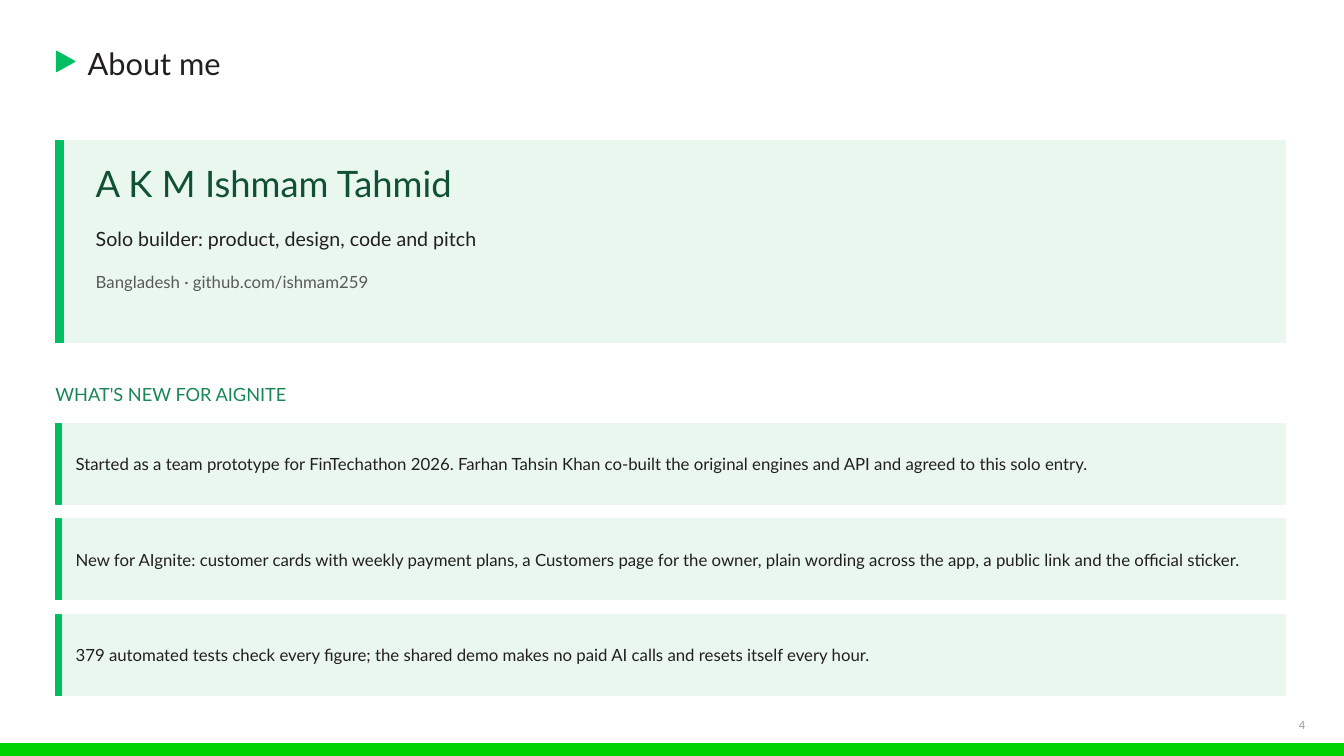
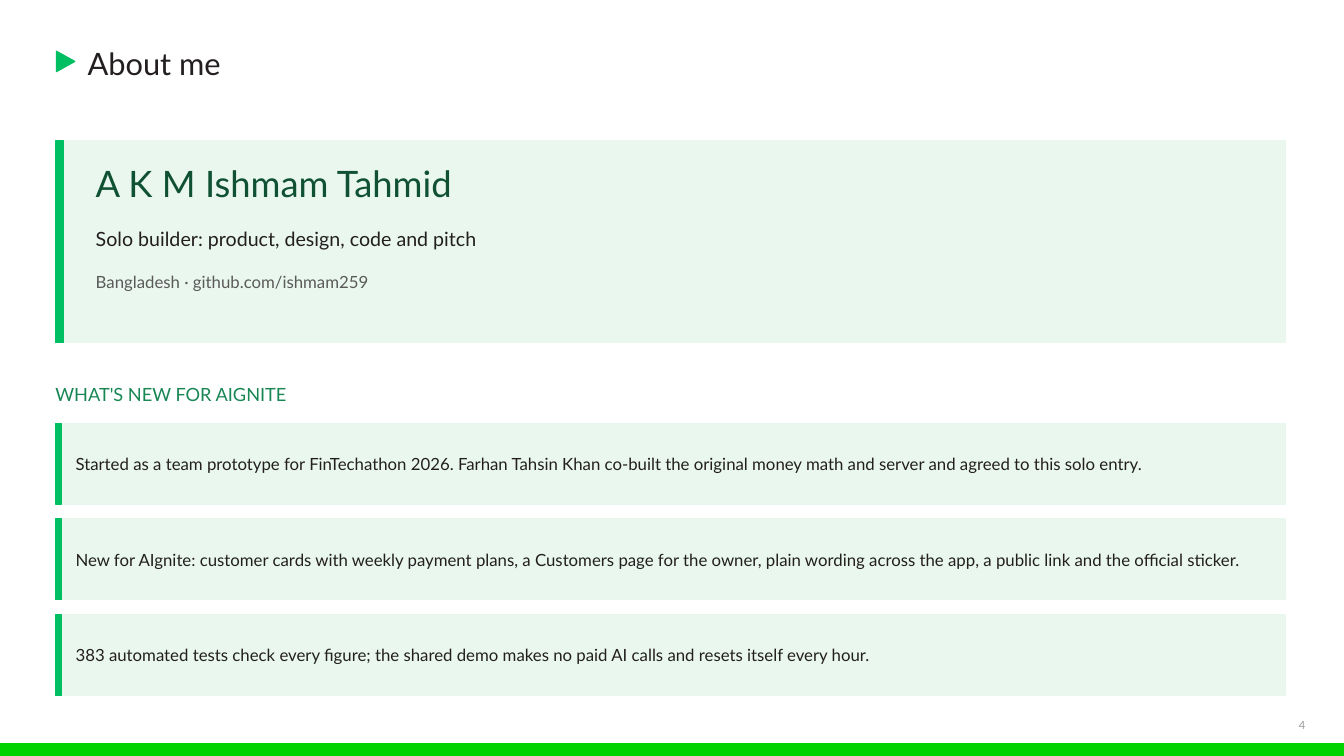
Before and after one commit to ishmam259/LaMP.ai, a slide deck: slide 4 of deck/LaMP-AIgnite.pptx. Drawn at 1344x756 pixels with LibreOffice and Linux fonts; fonts in the diff are those of the drawing. Boxes give left, top, right and bottom in pixels: in the first picture for what was removed or moved away, otherwise in the second. Text is boxed around its words. In the diff, an @@ line names an element or a change of style, - is before the commit and + after.

Commit message:
deck: plain wording, new screenshots, test count

```diff
--- a/deck/LaMP-AIgnite.pptx
+++ b/deck/LaMP-AIgnite.pptx
@@ text at box(76, 457, 1141, 473): text changed @@
-Started as a team prototype for FinTechathon 2026. Farhan Tahsin Khan co-built the original engines and API and agreed to this solo entry.
+Started as a team prototype for FinTechathon 2026. Farhan Tahsin Khan co-built the original money math and server and agreed to this solo entry.
@@ text at box(76, 648, 870, 664): text changed @@
-379 automated tests check every figure; the shared demo makes no paid AI calls and resets itself every hour.
+383 automated tests check every figure; the shared demo makes no paid AI calls and resets itself every hour.
```
Also in this commit, not shown: 4 other slides changed, 5 other files.
